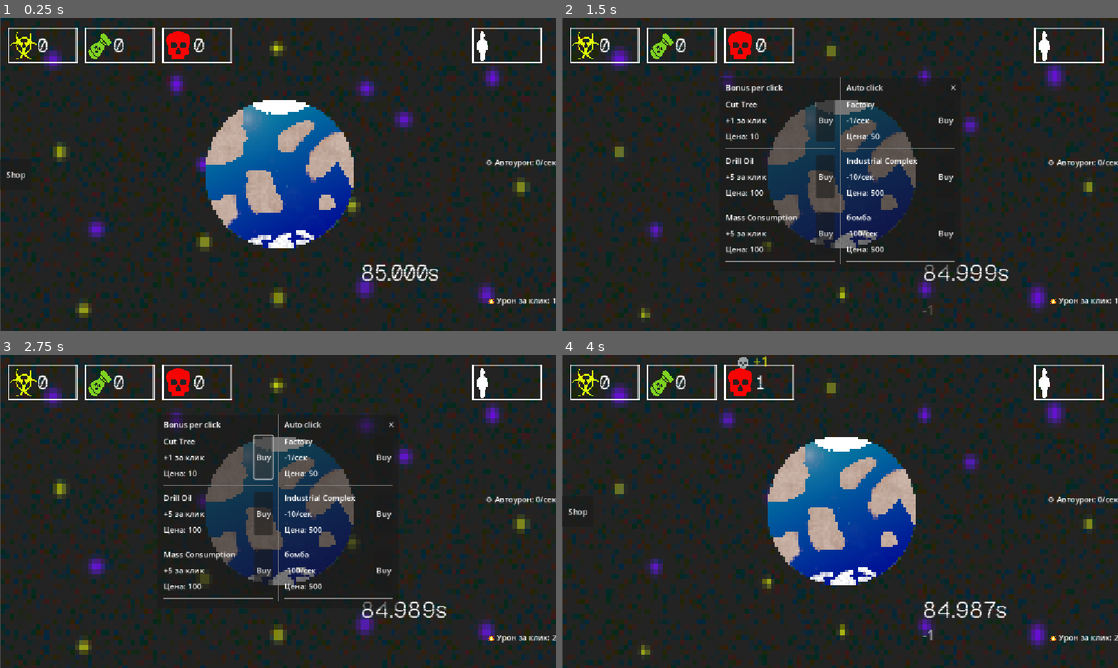
Above: before the commit, frames 1-4 (two rows, left to right).
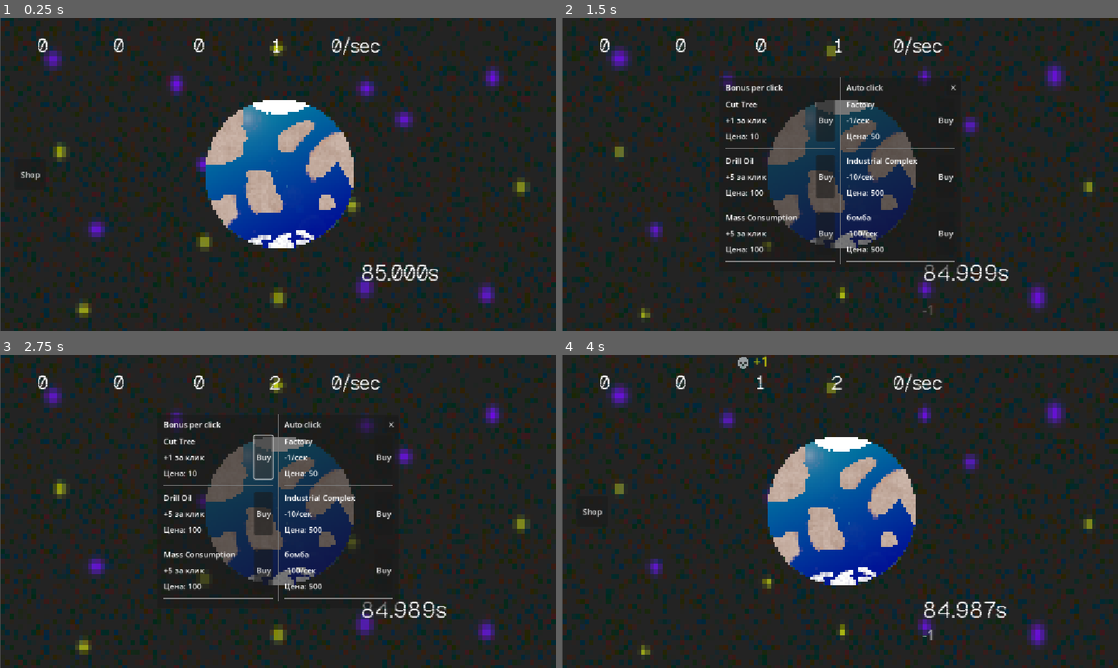
Above: after the commit, the same moments.

Repository: KvoERR/count-down-game
Game: Godot game, scene res://main.tscn
Two runs of this game, one before a commit and one after it. Both use one fixed random seed, a clock stepped at 60 frames per second and the inputs below.
Inputs (mouse positions are in pixels of both pictures, inside the frame that each line leads up to):
- Up to frame 1 (0.25 s): no input
- Up to frame 2 (1.5 s): click (845, 174) at 0.5 s; click "Shop" at 1.25 s
- Up to frame 3 (2.75 s): click "Buy" at 2 s
- Up to frame 4 (4 s): click "✕" at 2.75 s; click (845, 511) at 3.5 s

The runs differ from the first frame. In frame 1, 1.9% of the frame differs, in the area x 0-100%, y 3-92%; in frame 2, 1.8%; in frame 3, 1.9%; in frame 4, 2.0%.

Commit message:
Новый ui

Diff:
--- a/main.gd
+++ b/main.gd
@@ -50,8 +50,8 @@
 		update_ui()
 
 func update_stats():
-	click_stats.text = "💥 Урон за клик: " + str(game.click_power)
-	auto_stats.text = "⚙️ Автоурон: " + str(-game.auto_clicks) + "/сек"
+	click_stats.text = " " + str(game.click_power)
+	auto_stats.text = " " + str(-game.auto_clicks) + "/sec"
 
 
 func update_ui():
--- a/main.tscn
+++ b/main.tscn
@@ -201,8 +201,9 @@
 anchors_preset = 4
 anchor_top = 0.5
 anchor_bottom = 0.5
+offset_left = 30.0
 offset_top = -32.0
-offset_right = 65.0
+offset_right = 95.0
 offset_bottom = 32.0
 grow_vertical = 2
 text = "Shop"
@@ -216,13 +217,15 @@
 anchor_top = 1.0
 anchor_right = 1.0
 anchor_bottom = 1.0
-offset_left = -122.0
-offset_top = -75.0
+offset_left = -592.0
+offset_top = -617.0
+offset_right = -569.0
+offset_bottom = -564.0
 grow_horizontal = 0
 grow_vertical = 0
-text = "ClickStatsLabel
-Text:
-Damage/click: 1"
+theme_override_fonts/font = ExtResource("4_7mycd")
+theme_override_font_sizes/font_size = 40
+text = "0"
 
 [node name="AutoStats" type="Label" parent="Game" unique_id=580402808]
 anchors_preset = 6
@@ -230,14 +233,16 @@
 anchor_top = 0.5
 anchor_right = 1.0
 anchor_bottom = 0.5
-offset_left = -118.0
-offset_top = -37.5
-offset_bottom = 37.5
+offset_left = -387.0
+offset_top = -293.0
+offset_right = -364.0
+offset_bottom = -240.0
 grow_horizontal = 0
 grow_vertical = 2
-text = "AutoStatsLabel
-Text:
-Damage/sec: 0"
+theme_override_fonts/font = ExtResource("4_7mycd")
+theme_override_font_sizes/font_size = 40
+text = "0"
+horizontal_alignment = 2
 
 [node name="Interface" type="Node" parent="." unique_id=50596580]
 script = ExtResource("7_5vw27")
@@ -288,6 +293,7 @@
 text = "0"
 
 [node name="Background" type="TextureRect" parent="Interface" unique_id=1434364789]
+visible = false
 z_index = -1
 texture_filter = 1
 offset_right = 1151.0
Binary file added: GeistPixel-Regular-VariableFont_ELSH.ttf
Not shown, added: GeistPixel-Regular-VariableFont_ELSH.ttf.import
